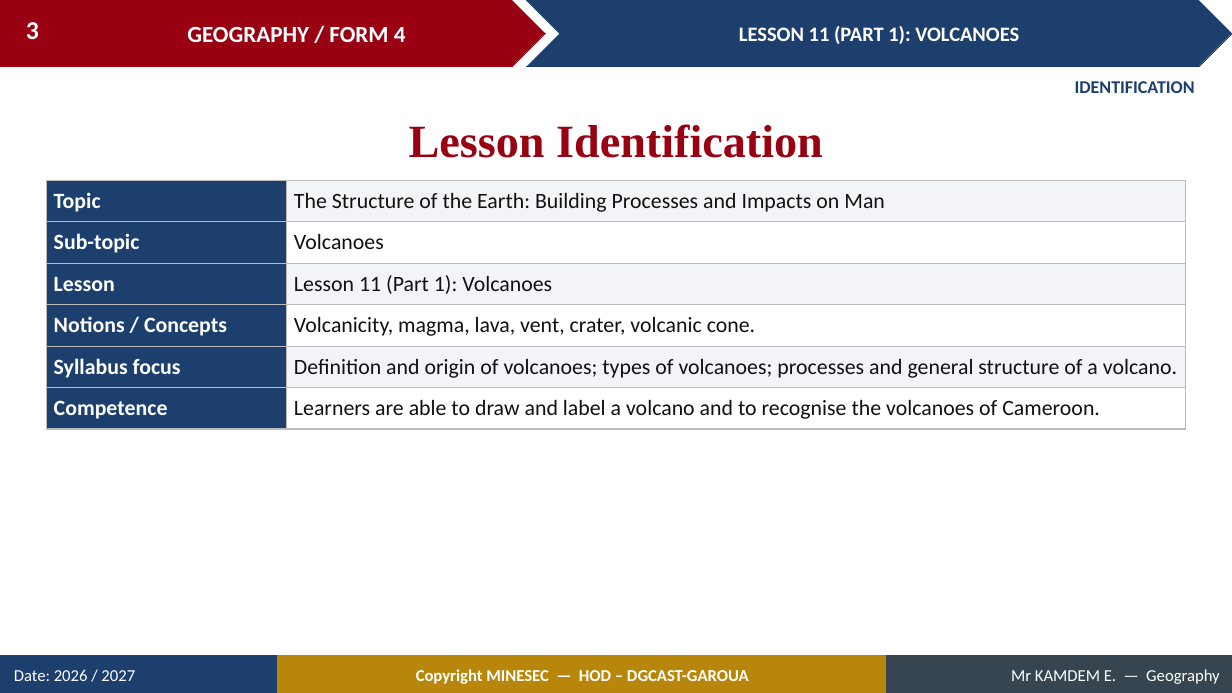
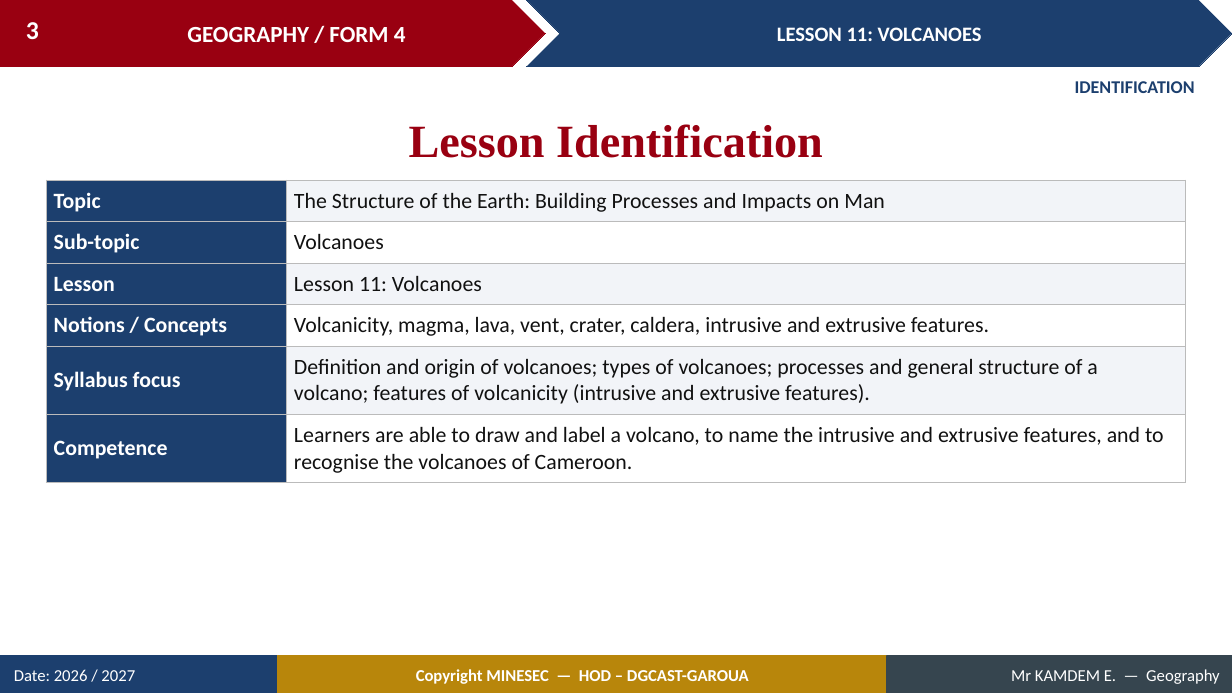
Before and after one commit to Berthautk/linea-github, a slide deck: slide 3 of lecons/F3/14_FORM4_LESSON11_Volcanoes.pptx. Drawn at 1232x693 pixels with LibreOffice and Linux fonts; fonts in the diff are those of the drawing. Boxes give left, top, right and bottom in pixels: in the first picture for what was removed or moved away, otherwise in the second. Text is boxed around its words. In the diff, an @@ line names an element or a change of style, - is before the commit and + after.

```diff
--- a/lecons/F3/14_FORM4_LESSON11_Volcanoes.pptx
+++ b/lecons/F3/14_FORM4_LESSON11_Volcanoes.pptx
@@ text in chevron at bbox=[777, 27, 982, 41]: text changed @@
-LESSON 11 (PART 1): VOLCANOES
+LESSON 11: VOLCANOES
@@ table at bbox=[46, 180, 1186, 477] @@
-row 3, column 2: Lesson 11 (Part 1): Volcanoes
+row 3, column 2: Lesson 11: Volcanoes
-row 4, column 2: Volcanicity, magma, lava, vent, crater, volcanic cone.
+row 4, column 2: Volcanicity, magma, lava, vent, crater, caldera, intrusive and extrusive features.
-row 5, column 2: Definition and origin of volcanoes; types of volcanoes; processes and general structure of a volcano.
+row 5, column 2: Definition and origin of volcanoes; types of volcanoes; processes and general structure of a volcano; features of volcanicity (intrusive and extrusive features).
-row 6, column 2: Learners are able to draw and label a volcano and to recognise the volcanoes of Cameroon.
+row 6, column 2: Learners are able to draw and label a volcano, to name the intrusive and extrusive features, and to recognise the volcanoes of Cameroon.
```
Also in this commit, not shown: 60 other slides changed, 19 slides added, 3 slides removed, 10 other files.
